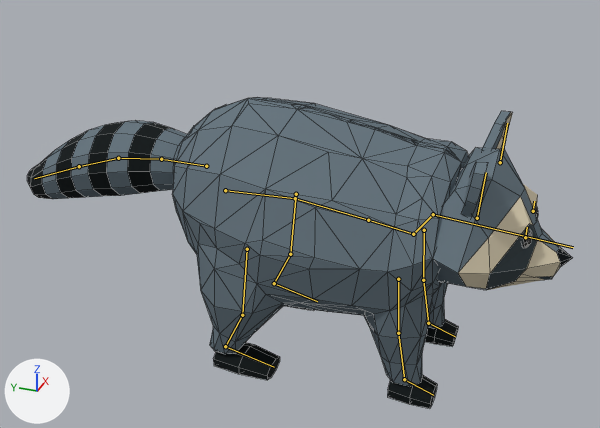
Renders of the Blender file assets/characters/raccoon_v2.blend from each side of a commit.
Before and after are seen from a 50 mm camera at (-2.018, -0.594, 1.51) aimed at (0.006, 0.168, 0.431). Arrows for +X, +Y and +Z are at lower left; the lights stay in place. The first picture is the older version. The bones that bend it are drawn over the model as lines. Mesh edges are drawn as thin lines.

The first picture shows 'Raccoon'.
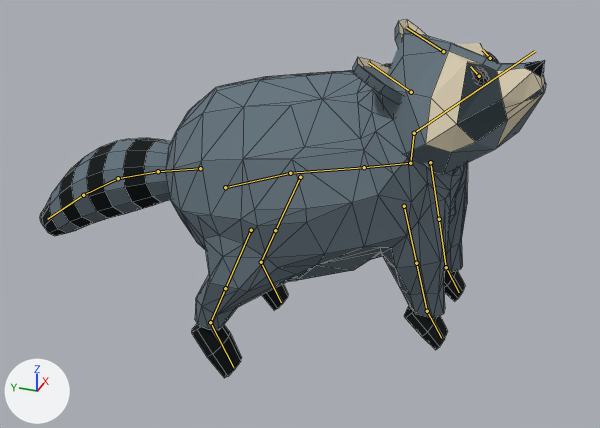
The newer file adds an action. The first version stands in its rest pose; the second is drawn at frame 4 of the action 'jump'.

The change in detail:
Bone 'pelvis' (bone_pelvis) moves from (0.0, 0.0, 0.0) to (0.0, 0.0, -0.01).
Bone 'pelvis' (bone_pelvis) turns from (0, 0, 0) to (-18, 0, 0) degrees about its own x, y and z.
Bone 'spine' (bone_spine) turns from (0, 0, 0) to (-2, 0, 0) degrees about its own x, y and z.
Bone 'chest' (bone_chest) turns from (0, 0, 0) to (-2, 0, 0) degrees about its own x, y and z.
Bone 'neck' (bone_neck) turns from (0, 0, 0) to (-10, 0, 0) degrees about its own x, y and z.
Bone 'head' (bone_head) turns from (0, 0, 0) to (-13, 0, 0) degrees about its own x, y and z.
Bone 'ear.L' (bone_ear_l) turns from (0, 0, 0) to (-20, 1, -1) degrees about its own x, y and z.
Bone 'ear.R' (bone_ear_r) turns from (0, 0, 0) to (-20, -1, 1) degrees about its own x, y and z.
Bone 'tail1' (bone_tail1) turns from (0, 0, 0) to (6, 0, 0) degrees about its own x, y and z.
Bone 'tail2' (bone_tail2) turns from (0, 0, 0) to (2, 0, 0) degrees about its own x, y and z.
Bone 'tail3' (bone_tail3) turns from (0, 0, 0) to (-1, 0, 0) degrees about its own x, y and z.
Bone 'tail4' (bone_tail4) turns from (0, 0, 0) to (-4, 0, 0) degrees about its own x, y and z.
Bone 'hand_ik.L' (bone_hand_ik_l) moves from (0.0, 0.0, 0.0) to (-0.03, -0.005, -0.179).
Bone 'hand_ik.L' (bone_hand_ik_l) turns from (0, 0, 0) to (40, 0, 0) degrees about its own x, y and z.
Bone 'foot_ik.L' (bone_foot_ik_l) moves from (0.0, 0.0, 0.0) to (0.0, -0.076, 0.027).
Bone 'foot_ik.L' (bone_foot_ik_l) turns from (0, 0, 0) to (52, 0, 0) degrees about its own x, y and z.
Bone 'hand_ik.R' (bone_hand_ik_r) moves from (0.0, 0.0, 0.0) to (0.03, -0.005, -0.179).
Bone 'hand_ik.R' (bone_hand_ik_r) turns from (0, 0, 0) to (40, 0, 0) degrees about its own x, y and z.
Bone 'foot_ik.R' (bone_foot_ik_r) moves from (0.0, 0.0, 0.0) to (0.0, -0.076, 0.027).
Bone 'foot_ik.R' (bone_foot_ik_r) turns from (0, 0, 0) to (52, 0, 0) degrees about its own x, y and z.

What differs and where, as boxes (x1, y1, x2, y2) in the pictures (600 x 428 px):
'Raccoon', posed (7% narrower, 15% taller): before (27, 97, 572, 408); after (40, 20, 546, 378)
bone 'pelvis', root to tip: before (225, 190) to (295, 198); after (225, 187) to (290, 173)
bone 'spine', root to tip: before (295, 198) to (368, 220); after (290, 173) to (364, 167)
bone 'chest', root to tip: before (368, 220) to (413, 234); after (364, 167) to (410, 163)
bone 'neck', root to tip: before (413, 234) to (433, 214); after (410, 163) to (414, 133)
bone 'head', root to tip: before (433, 214) to (573, 247); after (414, 133) to (535, 51)
bone 'ear.L', root to tip: before (500, 162) to (507, 123); after (443, 51) to (406, 27)
bone 'ear.R', root to tip: before (477, 218) to (486, 172); after (411, 92) to (368, 62)
bone 'tail1', root to tip: before (206, 166) to (161, 159); after (200, 168) to (158, 171)
bone 'tail2', root to tip: before (161, 159) to (118, 158); after (158, 171) to (118, 178)
bone 'tail3', root to tip: before (118, 158) to (79, 166); after (118, 178) to (83, 195)
bone 'tail4', root to tip: before (79, 166) to (34, 178); after (83, 195) to (47, 219)
